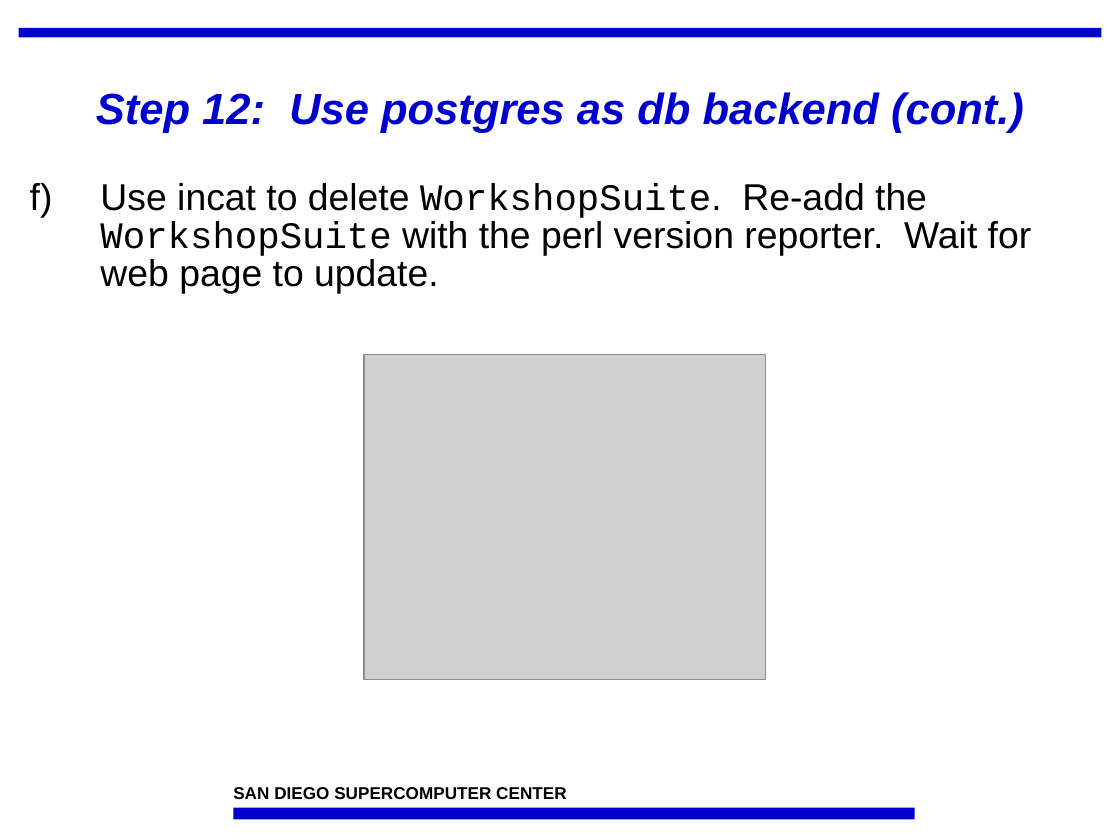
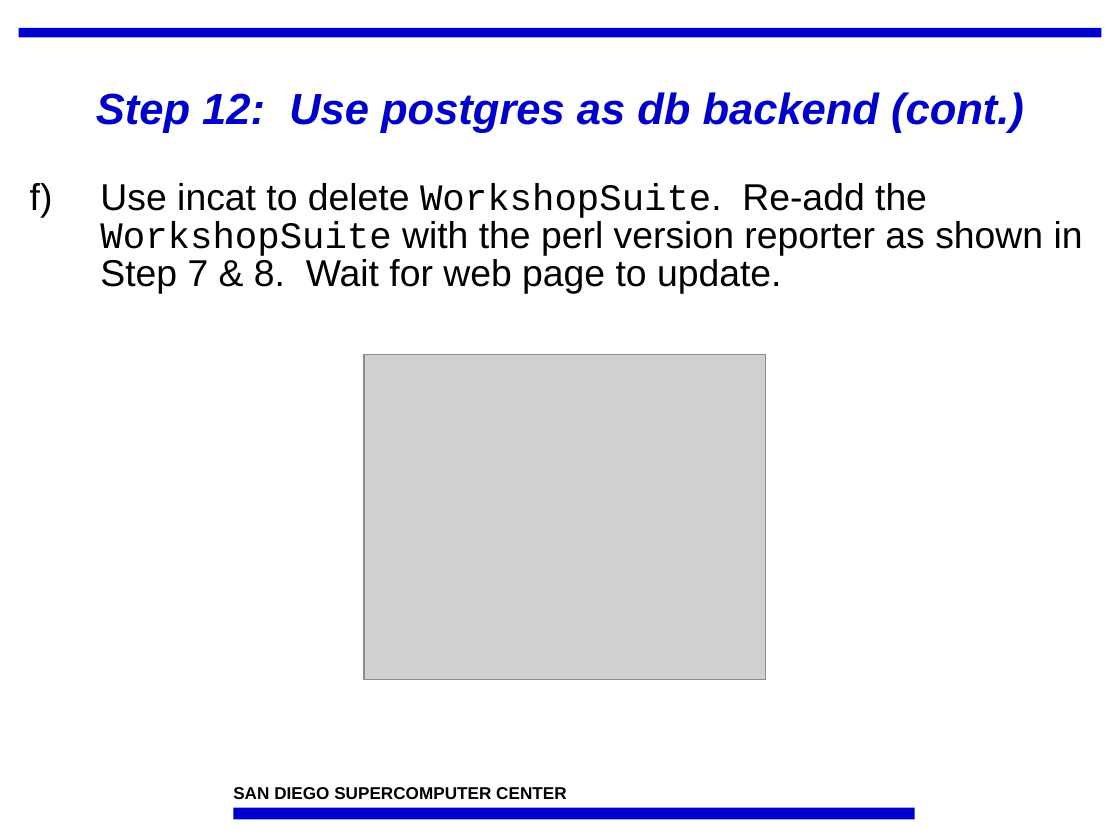
Before and after one commit to IncaProject/inca-xsede, a slide deck: slide 26 of talks/feb-06-workshop/deploy2.ppt. Drawn at 1120x840 pixels with LibreOffice and Linux fonts; fonts in the diff are those of the drawing; grey boxes stand for pictures; background and template pictures are left out. Boxes give left, top, right and bottom in pixels: in the first picture for what was removed or moved away, otherwise in the second. Text is boxed around its words. In the diff, an @@ line names an element or a change of style, - is before the commit and + after.

```diff
--- a/talks/feb-06-workshop/deploy2.ppt
+++ b/talks/feb-06-workshop/deploy2.ppt
@@ text at [100, 183, 1083, 294]: text changed @@
-f) Use incat to delete WorkshopSuite. Re-add the WorkshopSuite with the perl version reporter. Wait for web page to update.
+f) Use incat to delete WorkshopSuite. Re-add the WorkshopSuite with the perl version reporter as shown in Step 7 & 8. Wait for web page to update.
```
Also in this commit, not shown: 6 other slides changed.
